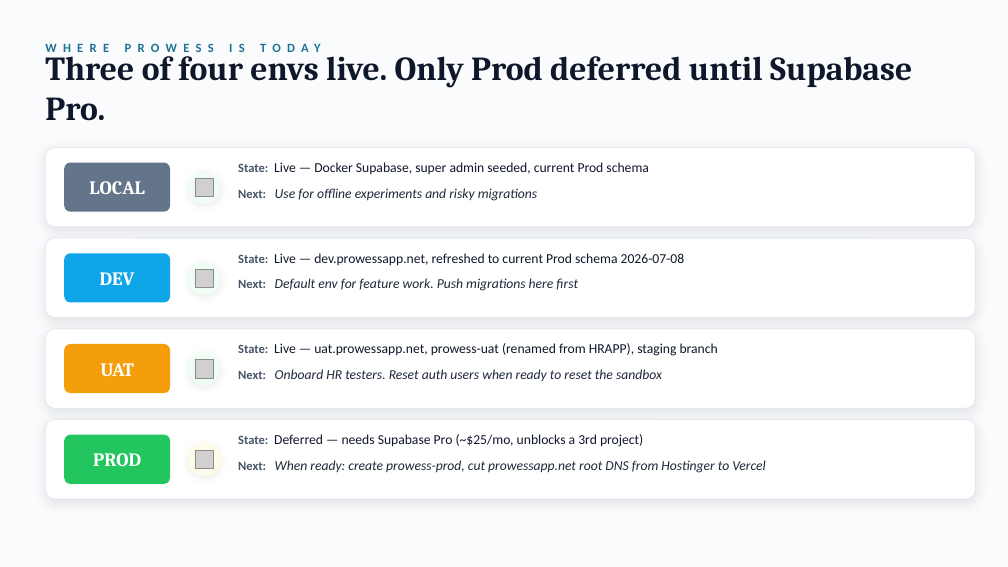
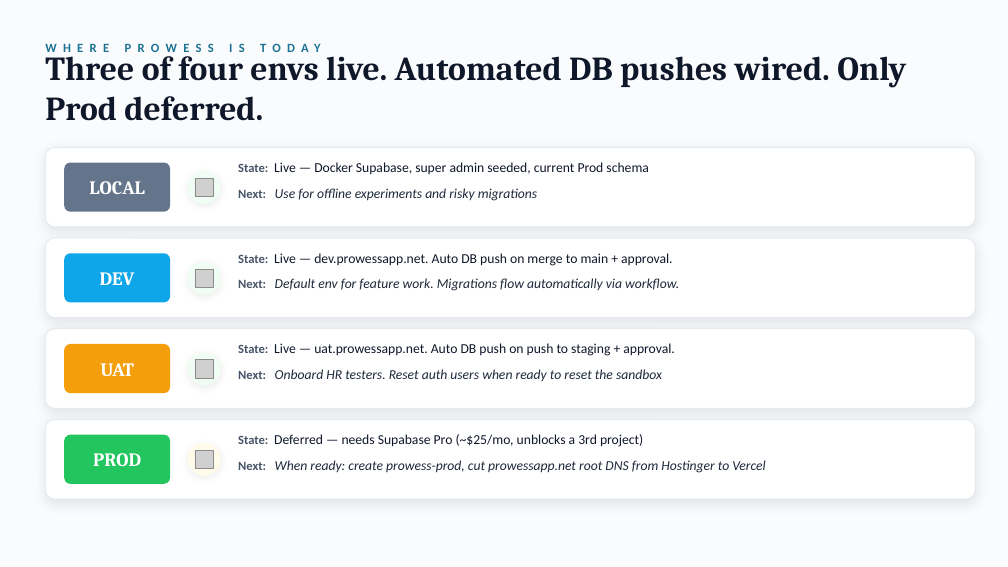
Before and after one commit to vananth89-wq/ET, a slide deck: slide 10 of docs/Prowess_Deployment_Strategy.pptx. Drawn at 1008x567 pixels with LibreOffice and Linux fonts; fonts in the diff are those of the drawing; grey boxes stand for pictures. Boxes give left, top, right and bottom in pixels: in the first picture for what was removed or moved away, otherwise in the second. Text is boxed around its words. In the diff, an @@ line names an element or a change of style, - is before the commit and + after.

Commit message:
docs: update PPT decks to reflect automated migration pipeline via GitHub Actions

```diff
--- a/docs/Prowess_Deployment_Strategy.pptx
+++ b/docs/Prowess_Deployment_Strategy.pptx
@@ text at bbox=[45, 49, 906, 121]: text changed @@
-Three of four envs live. Only Prod deferred until Supabase Pro.
+Three of four envs live. Automated DB pushes wired. Only Prod deferred.
@@ text at bbox=[238, 253, 679, 291]: text changed; text colour #0F172A to #1E293B @@
-State: Live — dev.prowessapp.net, refreshed to current Prod schema 2026-07-08
-Next: Default env for feature work. Push migrations here first
+State: Live — dev.prowessapp.net. Auto DB push on merge to main + approval.
+Next: Default env for feature work. Migrations flow automatically via workflow.
@@ text at bbox=[238, 343, 675, 356]: text changed @@
-State: Live — uat.prowessapp.net, prowess-uat (renamed from HRAPP), staging branch
+State: Live — uat.prowessapp.net. Auto DB push on push to staging + approval.
```
Also in this commit, not shown: 2 other slides changed, 1 other file.
